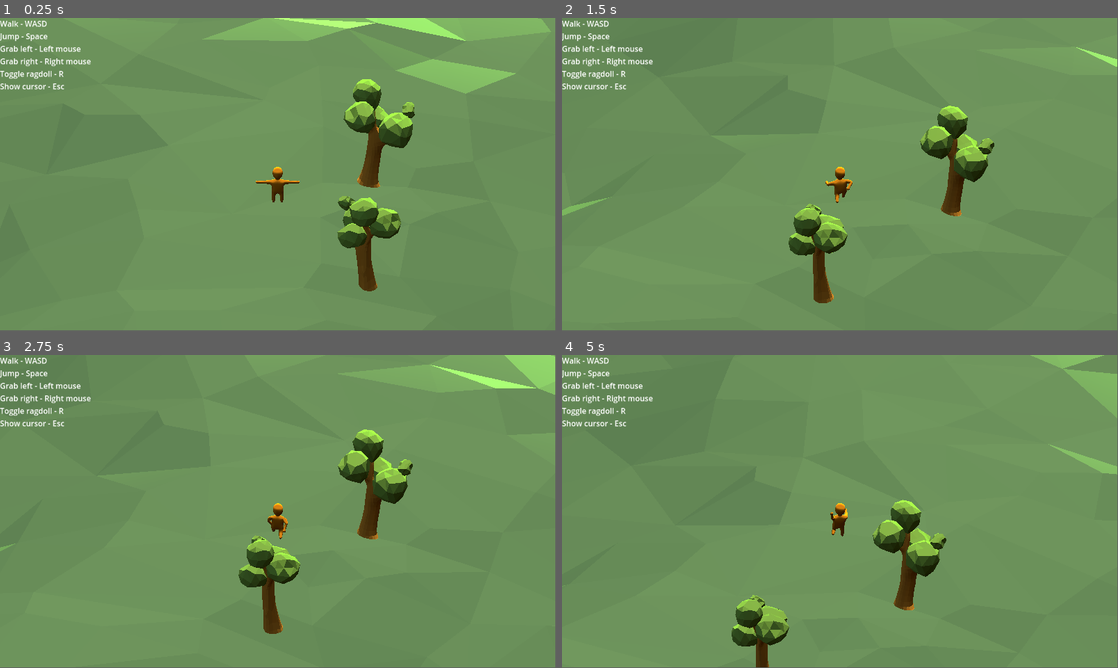
Above: before the commit, frames 1-4 (two rows, left to right).
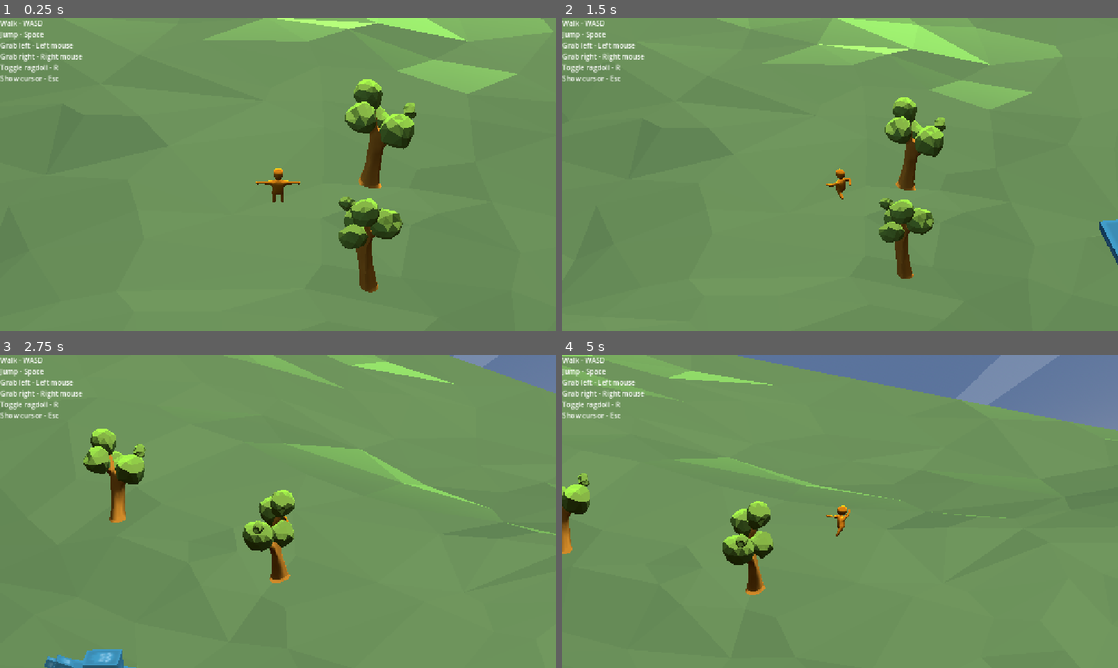
Above: after the commit, the same moments.

Repository: Lost-Rabbit-Digital/ChefWobbles
Game: Godot game, scene res://Scenes/world.tscn
Same seed, same stepped clock (60 frames per second), same inputs: the game is played once before the commit and once after it. Sound files missing from this copy of the repository are replaced by a short silence.
Inputs (mouse positions are in pixels of both pictures, inside the frame that each line leads up to):
- Up to frame 1 (0.25 s): no input
- Up to frame 2 (1.5 s): move the mouse to (962, 158) at 0.52 s; hold D (move_right) 0.53-1.28 s; tap Mouse wheel up (camera_zoom_in, bound only after the commit) at 0.6 s; click (962, 158) at 0.67 s; tap Space (jump) at 0.77 s; tap Mouse wheel down (camera_zoom_out, bound only after the com… at 0.8, 1.35 s; move the mouse to (812, 174) at 1.27 s; hold W (move_forward) from 1.28 s (still down); click (812, 174) at 1.42 s
- Up to frame 3 (2.75 s): keep holding W (move_forward); tap Space (jump) at 1.52 s; tap Q (rotate_camera_left, bound only after the commit) at 1.55 s; move the mouse to (289, 505) at 2.02 s; hold Q (rotate_camera_left, bound only after the commit) from 2.03 s (still down); click (289, 505) at 2.17 s; tap E (rotate_camera_right, bound only after the commit) at 2.3 s
- Up to frame 4 (5 s): keep holding W (move_forward); move the mouse to (834, 514) at 2.77 s; release Q (rotate_camera_left, bound only after the commit) at 2.78 s; tap E (rotate_camera_right, bound only after the commit) at 2.85 s; click (834, 514) at 2.92 s; tap Space (jump) at 3.02, 3.77, 4.52 s; tap Mouse wheel up (camera_zoom_in, bound only after the commit) at 3.05 s; move the mouse to (878, 514) at 3.52 s; press the mouse at (878, 514) at 3.53 s; tap Mouse wheel down (camera_zoom_out, bound only after the com… at 3.8 s; move the mouse to (795, 508) at 4.27 s; release the mouse at (795, 508) at 4.28 s; right-click (795, 508) at 4.35 s; click (795, 508) at 4.42 s; tap Q (rotate_camera_left, bound only after the commit) at 4.55 s
In our replay, the window is 799x449 before the commit and 800x450 after it. These sizes can differ from the game's own. Grey fills any space a smaller window leaves; there, only what the larger window draws over its background counts as a difference.

The runs differ from the first frame. In frame 1, 2.3% of the frame differs, in the area x 0-100%, y 0-88%; in frame 2, 14%; in frame 3, 11%; in frame 4, 18%, in the area x 0-100%, y 0-100%.

Commit message:
Added camera controls, Q/E/Mouse Wheel, updated project settings, added physics to trees

Diff:
--- a/godot_project/Scenes/character.tscn
+++ b/godot_project/Scenes/character.tscn
@@ -154,10 +154,10 @@
 shape = SubResource("BoxShape3D_fo83p")
 
 [node name="Physical Bone LArm1" type="PhysicalBone3D" parent="Physical/Armature/Skeleton3D" index="2"]
-transform = Transform3D(-8.47033e-21, 0, -1, -1, 7.54975e-08, 8.47033e-21, 7.54975e-08, 1, 0, 0.91576, 1, 0)
-joint_type = 2
-joint_offset = Transform3D(1, 0, 0, 0, 1, 0, 0, 0, 1, 2.56548e-21, 7.29155e-34, 0.31882)
-body_offset = Transform3D(1, 2.84217e-13, -8.04681e-21, -8.04681e-21, 0, -1, -2.84217e-13, 1, 0, 0, 0.31882, 0)
+transform = Transform3D(-8.89385e-21, 0, -1, -1, 7.54975e-08, 8.89385e-21, 7.54975e-08, 1, 0, 0.91576, 1, 0)
+joint_type = 2
+joint_offset = Transform3D(1, 0, 0, 0, 1, 0, 0, 0, 1, 2.70051e-21, 7.67531e-34, 0.31882)
+body_offset = Transform3D(1, 2.84217e-13, -8.47033e-21, -8.47033e-21, 0, -1, -2.84217e-13, 1, 0, 0, 0.31882, 0)
 friction = 0.2
 linear_damp_mode = 1
 angular_damp = 1.0
@@ -173,10 +173,10 @@
 shape = SubResource("CapsuleShape3D_qknsb")
 
 [node name="Physical Bone LArm2" type="PhysicalBone3D" parent="Physical/Armature/Skeleton3D" index="3"]
-transform = Transform3D(-8.47033e-21, 0, -1, -1, 7.54975e-08, 8.47033e-21, 7.54975e-08, 1, 0, 1.61445, 1, -1.42109e-14)
-joint_type = 2
-joint_offset = Transform3D(1, 0, 0, 0, 1, 0, 0, 0, 1, 3.05675e-21, 7.10543e-15, 0.379871)
-body_offset = Transform3D(1, 2.84217e-13, -8.04681e-21, -8.04681e-21, 0, -1, -2.84217e-13, 1, 0, 0, 0.379871, -7.10543e-15)
+transform = Transform3D(-8.89385e-21, 0, -1, -1, 7.54975e-08, 8.89385e-21, 7.54975e-08, 1, 0, 1.61445, 1, -1.42109e-14)
+joint_type = 2
+joint_offset = Transform3D(1, 0, 0, 0, 1, 0, 0, 0, 1, 3.21763e-21, 7.10543e-15, 0.379871)
+body_offset = Transform3D(1, 2.84217e-13, -8.47033e-21, -8.47033e-21, 0, -1, -2.84217e-13, 1, 0, 0, 0.379871, -7.10543e-15)
 friction = 0.2
 linear_damp_mode = 1
 angular_damp = 1.0
@@ -263,8 +263,8 @@
 [node name="Physical Bone LLeg2" type="PhysicalBone3D" parent="Physical/Armature/Skeleton3D" index="7"]
 transform = Transform3D(0.0253374, 0.999656, 0.00675876, -0.49796, 0.00675832, 0.867173, 0.86683, -0.0253375, 0.49796, 0.388023, -0.712119, -0.398932)
 joint_type = 2
-joint_offset = Transform3D(1, 0, 0, 0, 1, 0, 0, 0, 1, 1.28968e-08, -1.11258e-07, 0.266814)
-body_offset = Transform3D(1, -4.09782e-08, 1.19209e-07, 0, -4.47035e-08, -1, 0, 1, -2.98023e-08, -4.47035e-08, 0.266814, 1.19209e-07)
+joint_offset = Transform3D(1, 0, 0, 0, 1, 0, 0, 0, 1, 1.28968e-08, -1.4106e-07, 0.266814)
+body_offset = Transform3D(1, -4.09782e-08, 1.19209e-07, 0, -4.47035e-08, -1, 0, 1, -2.98023e-08, -4.47035e-08, 0.266814, 1.49012e-07)
 friction = 0.2
 linear_damp_mode = 1
 angular_damp = 1.0
@@ -286,10 +286,10 @@
 max_results = 10
 
 [node name="Physical Bone RLeg1" type="PhysicalBone3D" parent="Physical/Armature/Skeleton3D" index="8"]
-transform = Transform3D(1.33023e-07, 0.999677, 0.0254165, 0.544879, -0.0213122, 0.838244, 0.838515, 0.0138488, -0.544703, -0.386655, -0.241816, 0.145381)
-joint_type = 2
-joint_offset = Transform3D(1, 0, 0, 0, 1, 0, 0, 0, 1, -4.11188e-07, 4.07113e-07, 0.2669)
-body_offset = Transform3D(1, -3.59491e-07, -3.57628e-07, -3.27826e-07, 3.13856e-07, -1, 3.27826e-07, 1, 2.61236e-07, 5.06639e-07, 0.2669, -4.76837e-07)
+transform = Transform3D(1.31161e-07, 0.999677, 0.0254165, 0.544879, -0.0213122, 0.838244, 0.838515, 0.0138488, -0.544703, -0.386655, -0.241816, 0.145382)
+joint_type = 2
+joint_offset = Transform3D(1, 0, 0, 0, 1, 0, 0, 0, 1, -4.48441e-07, 4.07113e-07, 0.2669)
+body_offset = Transform3D(1, -3.57628e-07, -3.57628e-07, -3.27826e-07, 3.12459e-07, -1, 3.25963e-07, 1, 2.61236e-07, 5.43892e-07, 0.2669, -4.76837e-07)
 friction = 0.2
 linear_damp_mode = 1
 angular_damp = 1.0
@@ -307,8 +307,8 @@
 [node name="Physical Bone RLeg2" type="PhysicalBone3D" parent="Physical/Armature/Skeleton3D" index="9"]
 transform = Transform3D(1.64828e-07, 1, 9.75556e-07, 0.544879, -9.07829e-07, 0.838515, 0.838515, 3.93348e-07, -0.544879, -0.393438, -0.689271, 0.436144)
 joint_type = 2
-joint_offset = Transform3D(1, 0, 0, 0, 1, 0, 0, 0, 1, -3.35711e-07, -3.45127e-07, 0.266814)
-body_offset = Transform3D(1, -3.91908e-07, -4.17233e-07, -3.57628e-07, 3.37075e-07, -1, 3.57628e-07, 1, 2.88239e-07, 4.47035e-07, 0.266814, 2.68221e-07)
+joint_offset = Transform3D(1, 0, 0, 0, 1, 0, 0, 0, 1, -3.43663e-07, -3.74929e-07, 0.266814)
+body_offset = Transform3D(1, -3.91908e-07, -3.8743e-07, -3.57628e-07, 3.37075e-07, -1, 3.57628e-07, 1, 2.88239e-07, 4.47035e-07, 0.266814, 2.98023e-07)
 friction = 0.2
 linear_damp_mode = 1
 angular_damp = 1.0
@@ -398,17 +398,17 @@
 [node name="PlayerControl" type="Camera3D" parent="CameraPivot/SpringArm3D"]
 size = 30.0
 
-[node name="CameraPivot2" type="Node3D" parent="." node_paths=PackedStringArray("target_node", "physical_skel")]
+[node name="FollowCamera" type="Node3D" parent="." node_paths=PackedStringArray("target_node", "ortho_camera")]
 script = ExtResource("5_ejsiy")
 target_node = NodePath("../Physical/Armature/Skeleton3D/Physical Bone Head")
-physical_skel = NodePath("../Physical/Armature/Skeleton3D")
-
-[node name="SpringArm3D" type="SpringArm3D" parent="CameraPivot2"]
+ortho_camera = NodePath("SpringArm3D/OrthogonalCamera")
+
+[node name="SpringArm3D" type="SpringArm3D" parent="FollowCamera"]
 collision_mask = 0
 spring_length = 48.0
 margin = 0.2
 
-[node name="OrthogonalCamera" type="Camera3D" parent="CameraPivot2/SpringArm3D"]
+[node name="OrthogonalCamera" type="Camera3D" parent="FollowCamera/SpringArm3D"]
 projection = 1
 current = true
 size = 30.0
--- a/godot_project/Scripts/OrthogonalCamera.gd
+++ b/godot_project/Scripts/OrthogonalCamera.gd
@@ -4,35 +4,34 @@
 
 @export var mouse_sensitivity = 0.1# camera rotation speed
 
-@export var physical_skel:Skeleton3D# character physical skeleton
+@export var ortho_camera: Camera3D
+@export var camera_angle_vertical: float = -25.0
 
-@export var camera_angle: float = -25.0
+@export var camera_change_rate: float = 5.0
+
+@export var minimum_camera_size: float = 5
+@export var maximum_camera_size: float = 45
+
 
 @onready var spring_arm = $SpringArm3D
 
-var mouse_lock = false # is mouse locked
 
 func _physics_process(delta):
-	for child in physical_skel.get_children():
-		# prevent the camera from clipping into the character
-		if child is PhysicalBone3D:spring_arm.add_excluded_object(child.get_rid())
-
 	if target_node != null:
 		# lerp position to the target position
 		global_position = lerp(global_position,target_node.global_position,0.5)
 
 	# Always clamp the camera
-	rotation_degrees.x = clamp(rotation_degrees.x, camera_angle, camera_angle)
+	rotation_degrees.x = clamp(rotation_degrees.x, camera_angle_vertical, camera_angle_vertical)
+	ortho_camera.size = clamp(ortho_camera.size, minimum_camera_size, maximum_camera_size)
 
-func _input(event):
-	# mouse lock
-	if Input.is_action_just_pressed("exit_camera"):
-		mouse_lock = false
-		Input.mouse_mode = Input.MOUSE_MODE_VISIBLE
-	if event is InputEventMouseButton and event.button_index == MOUSE_BUTTON_LEFT and event.is_pressed():
-		mouse_lock = true
-		Input.mouse_mode = Input.MOUSE_MODE_CAPTURED
-
-	#rotate camera
-	if event is InputEventMouseMotion and mouse_lock:
-		rotation_degrees.y -= mouse_sensitivity*event.relative.x
+	if Input.is_action_pressed("rotate_camera_left"):
+		rotation_degrees.y -= camera_change_rate
+	elif Input.is_action_pressed("rotate_camera_right"):
+		rotation_degrees.y += camera_change_rate
+	elif Input.is_action_just_pressed("camera_zoom_in"):
+		if (ortho_camera.size - camera_change_rate) > minimum_camera_size:
+			ortho_camera.size -= camera_change_rate
+	elif Input.is_action_just_pressed("camera_zoom_out"):
+		if (ortho_camera.size + camera_change_rate) < maximum_camera_size:
+			ortho_camera.size += camera_change_rate
--- a/godot_project/project.godot
+++ b/godot_project/project.godot
@@ -18,6 +18,13 @@
 [autoload]
 
 ProjectMusicController="*res://addons/maaacks_music_controller/base/scenes/autoloads/project_music_controller.tscn"
+
+[display]
+
+window/size/viewport_width=1280
+window/size/viewport_height=720
+window/stretch/mode="canvas_items"
+window/stretch/aspect="ignore"
 
 [editor_plugins]
 
@@ -70,6 +77,26 @@
 "events": [Object(InputEventMouseButton,"resource_local_to_scene":false,"resource_name":"","device":-1,"window_id":0,"a …(253 unchanged characters)…
 ]
 }
+rotate_camera_left={
+"deadzone": 0.2,
+"events": [Object(InputEventKey,"resource_local_to_scene":false,"resource_name":"","device":-1,"window_id":0,"alt_pressed":false,"shift_pressed":false,"ctrl_pressed":false,"meta_pressed":false,"pressed":false,"keycode":0,"physical_keycode":81,"key_label":0,"unicode":113,"location":0,"echo":false,"script":null)
+]
+}
+rotate_camera_right={
+"deadzone": 0.2,
+"events": [Object(InputEventKey,"resource_local_to_scene":false,"resource_name":"","device":-1,"window_id":0,"alt_pressed":false,"shift_pressed":false,"ctrl_pressed":false,"meta_pressed":false,"pressed":false,"keycode":0,"physical_keycode":69,"key_label":0,"unicode":101,"location":0,"echo":false,"script":null)
+]
+}
+camera_zoom_in={
+"deadzone": 0.2,
+"events": [Object(InputEventMouseButton,"resource_local_to_scene":false,"resource_name":"","device":-1,"window_id":0,"alt_pressed":false,"shift_pressed":false,"ctrl_pressed":false,"meta_pressed":false,"button_mask":0,"position":Vector2(0, 0),"global_position":Vector2(0, 0),"factor":1.0,"button_index":4,"canceled":false,"pressed":false,"double_click":false,"script":null)
+]
+}
+camera_zoom_out={
+"deadzone": 0.2,
+"events": [Object(InputEventMouseButton,"resource_local_to_scene":false,"resource_name":"","device":-1,"window_id":0,"alt_pressed":false,"shift_pressed":false,"ctrl_pressed":false,"meta_pressed":false,"button_mask":0,"position":Vector2(0, 0),"global_position":Vector2(0, 0),"factor":1.0,"button_index":5,"canceled":false,"pressed":false,"double_click":false,"script":null)
+]
+}
 
 [maaacks_music_controller]
 
Not shown, changed: godot_project/Assets/environment/Tree_2.fbx.import
